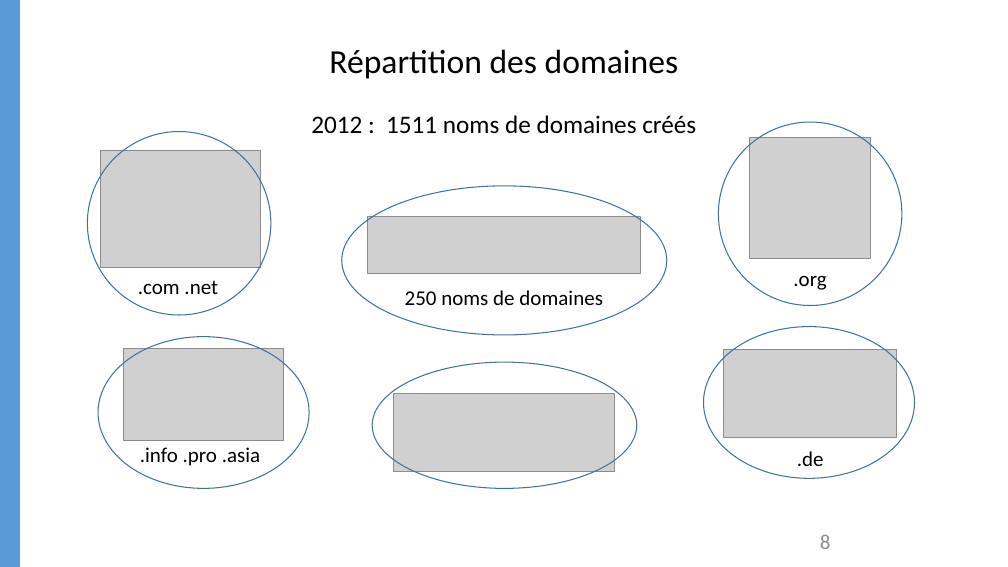
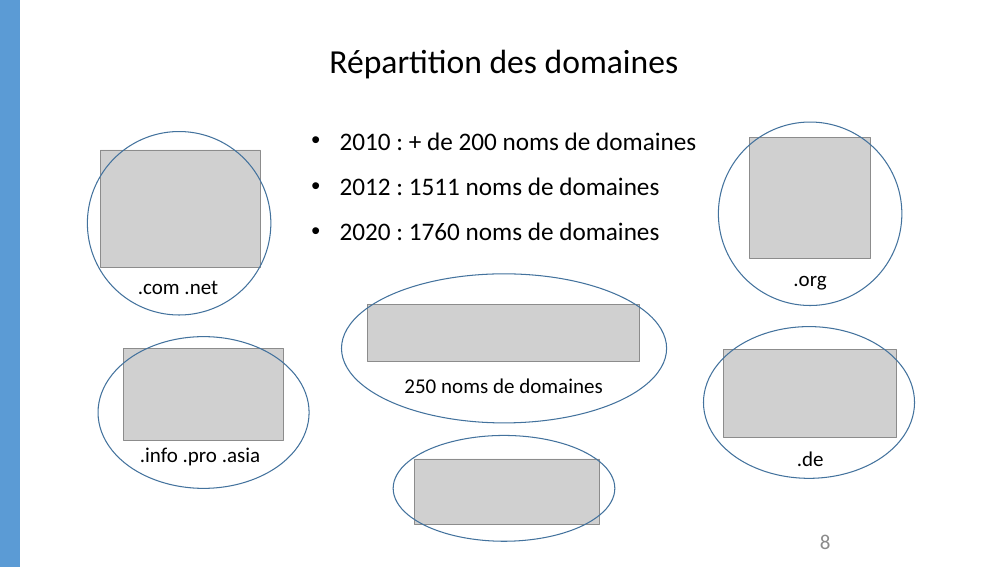
Before and after one commit to FabienMnsn/IGOV, a slide deck: slide 8 of Rapport/IGOV_COTOI_MANSON_MAZARS_slides.pptm. Drawn at 1008x567 pixels with LibreOffice and Linux fonts; fonts in the diff are those of the drawing; grey boxes stand for pictures. Boxes give left, top, right and bottom in pixels: in the first picture for what was removed or moved away, otherwise in the second. Text is boxed around its words. In the diff, an @@ line names an element or a change of style, - is before the commit and + after.

Commit message:
updated slides + removed old version

```diff
--- a/Rapport/IGOV_COTOI_MANSON_MAZARS_slides.pptm
+++ b/Rapport/IGOV_COTOI_MANSON_MAZARS_slides.pptm
@@ text at (340, 132, 696, 241): text changed @@
-2012 : 1511 noms de domaines créés
+• 2010 : + de 200 noms de domaines
+• 2012 : 1511 noms de domaines
+• 2020 : 1760 noms de domaines
@@ ellipse: place and size @@
-ellipse at (342, 186, 667, 335)
+ellipse at (342, 274, 667, 423)
@@ picture: place and size @@
-picture at (368, 216, 640, 274)
+picture at (368, 305, 640, 362)
@@ text "250 noms de domaines": place and size @@
-text "250 noms de domaines" at (405, 290, 603, 305)
+text "250 noms de domaines" at (404, 378, 603, 393)
@@ ellipse: place and size @@
-ellipse at (372, 362, 637, 488)
+ellipse at (393, 436, 615, 541)
@@ picture: place and size @@
-picture at (393, 394, 615, 472)
+picture at (414, 459, 600, 524)
```
Also in this commit, not shown: 2 other files.
